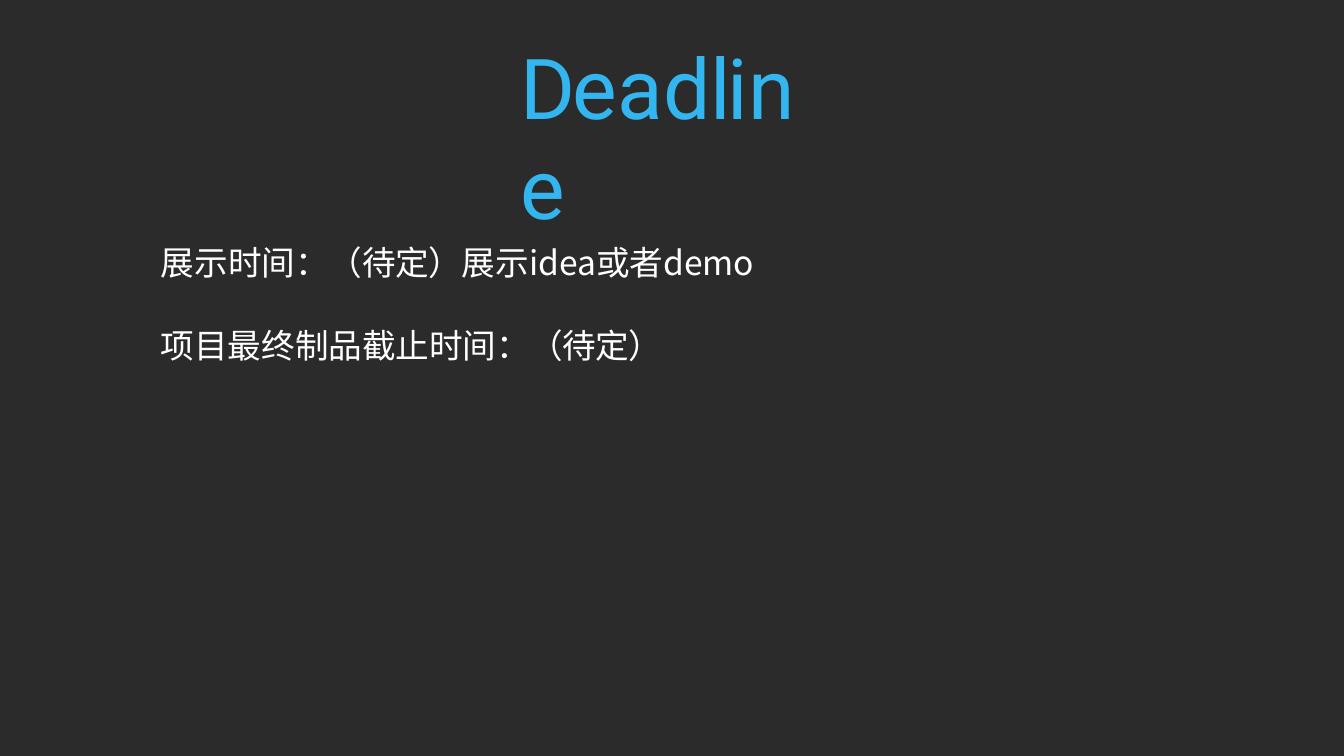
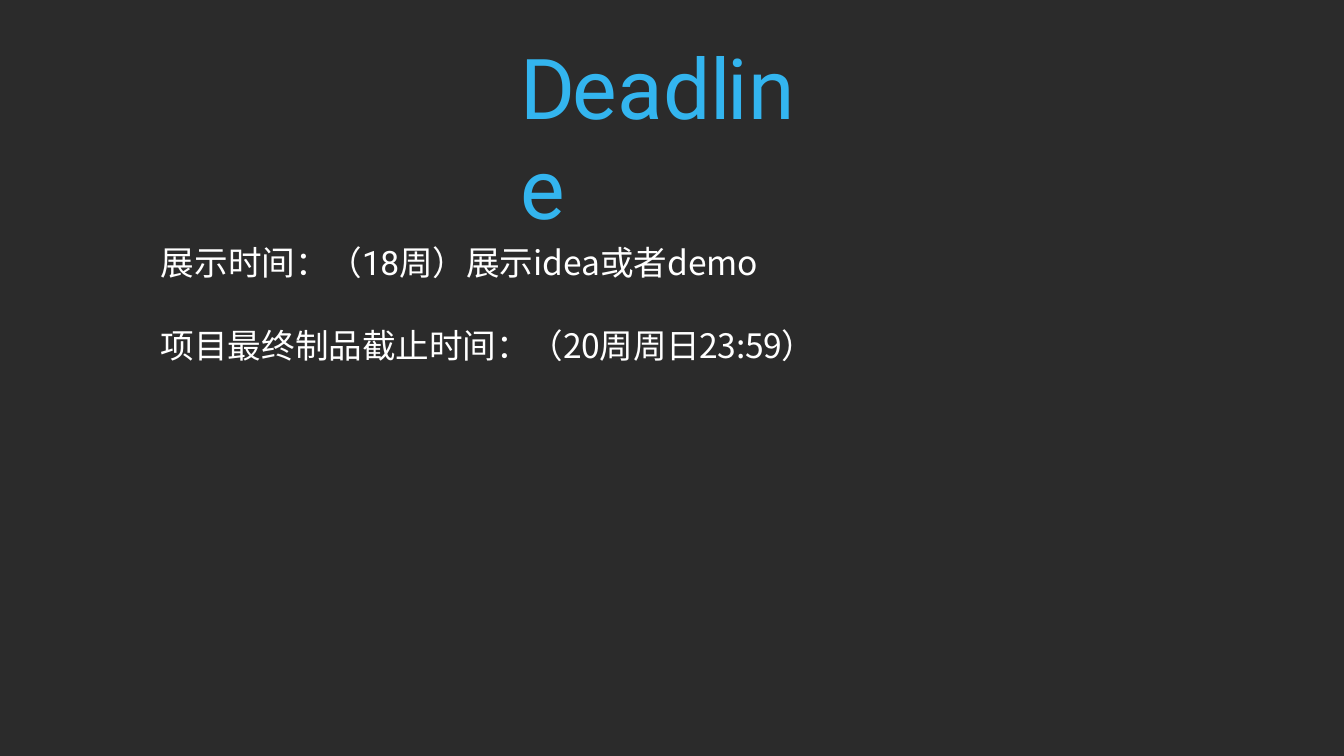
Before and after one commit to gfzheng/MOSAD, a slide deck: slide 4 of Labs/2018期末project要求.pptx. Drawn at 1344x756 pixels with LibreOffice and Linux fonts; fonts in the diff are those of the drawing; background and template pictures are left out; a plain dark background stands for a picture behind light text. Boxes give left, top, right and bottom in pixels: in the first picture for what was removed or moved away, otherwise in the second. Text is boxed around its words. In the diff, an @@ line names an element or a change of style, - is before the commit and + after.

```diff
--- a/Labs/2018期末project要求.pptx
+++ b/Labs/2018期末project要求.pptx
@@ text at <box>161,246,815,361</box>: text changed @@
-展示时间：（待定）展示idea或者demo
-项目最终制品截止时间：（待定）
+展示时间：（18周）展示idea或者demo
+项目最终制品截止时间：（20周周日23:59）
```
Also in this commit, not shown: 2 other files.
